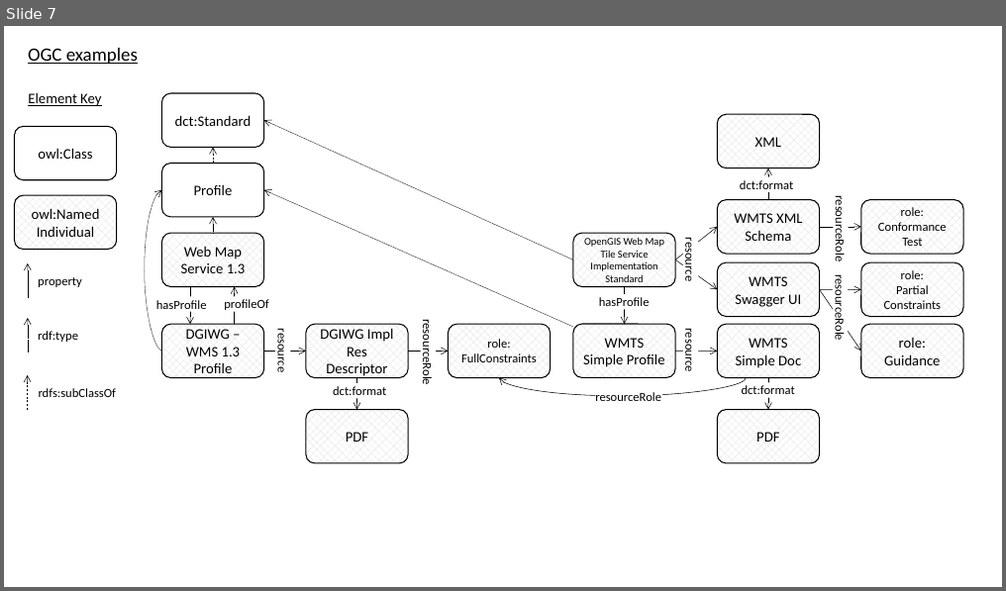
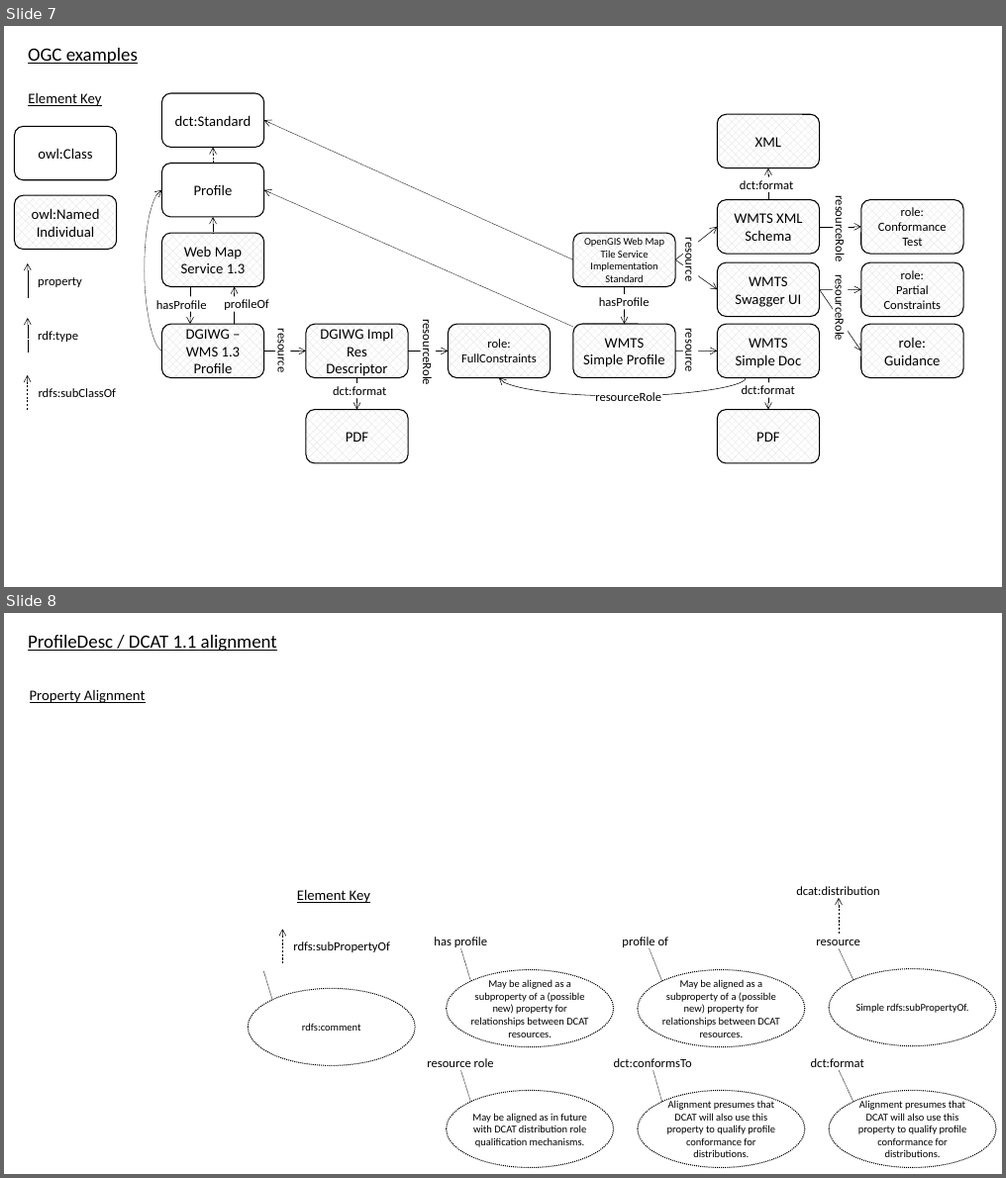
Before and after one commit to w3c/dxwg, a slide deck: profiledesc/profiledesc-diagrams.pptx. Shown one above the other, each under a label of ours: slide 7 before the commit, slides 7 and 8 after it. The pictures are 1006x591 and 1006x1178 pixels, drawn with LibreOffice and Linux fonts; fonts in the diff are those of the drawing. Boxes give left, top, right and bottom in pixels: in the first picture for what was removed or moved away, otherwise in the second. Text is boxed around its words. In the diff, an @@ line names an element or a change of style, - is before the commit and + after.

Commit message:
updates to profiledesc documentation

```diff
--- a/profiledesc/profiledesc-diagrams.pptx
+++ b/profiledesc/profiledesc-diagrams.pptx
@@ slide 8 added at <box>4,613,1002,1174</box>, background #FFFFFF @@
@@ text added at <box>28,635,277,652</box>, 18 pt, text #000000, underline @@
+ProfileDesc / DCAT 1.1 alignment
@@ text added at <box>30,690,146,703</box>, 14 pt, text #000000, underline @@
+Property Alignment
@@ text added at <box>297,889,370,903</box>, 14 pt, text #000000, underline @@
+Element Key
@@ rectangle added at <box>797,883,881,898</box>, fill #FFFFFF, 12 pt, text #000000 @@
+dcat:distribution
@@ arrow added from (839, 934) to (839, 898), #000000 0.5 pt dashed @@
@@ arrow added from (282, 964) to (282, 929), #000000 0.5 pt dashed @@
@@ rectangle added at <box>435,934,487,949</box>, fill #FFFFFF, 12 pt, text #000000 @@
+has profile
@@ rectangle added at <box>623,934,675,949</box>, fill #FFFFFF, 12 pt, text #000000 @@
+profile of
@@ rectangle added at <box>816,934,860,949</box>, fill #FFFFFF, 12 pt, text #000000 @@
+resource
@@ text added at <box>293,942,390,953</box>, 12 pt, text #000000 @@
+rdfs:subPropertyOf
@@ line added from (461, 949) to (471, 981), #000000 0.5 pt dashed @@
@@ line added from (649, 949) to (662, 981), #000000 0.5 pt dashed @@
@@ line added from (839, 950) to (853, 980), #000000 0.5 pt dashed @@
@@ ellipse added at <box>249,989,415,1065</box>, outline #000000 1 pt dashed, 10 pt, text #000000 @@
+rdfs:comment
@@ line added from (263, 971) to (272, 1000), #000000 0.5 pt dashed @@
@@ ellipse added at <box>447,970,614,1048</box>, outline #000000 1 pt dashed, 10 pt, text #000000 @@
+May be aligned as a subproperty of a (possible new) property for relationships between DCAT resources.
@@ ellipse added at <box>638,970,805,1048</box>, outline #000000 1 pt dashed, 10 pt, text #000000 @@
+May be aligned as a subproperty of a (possible new) property for relationships between DCAT resources.
@@ ellipse added at <box>829,969,996,1047</box>, outline #000000 1 pt dashed, 10 pt, text #000000 @@
+Simple rdfs:subPropertyOf.
@@ rectangle added at <box>427,1056,494,1070</box>, fill #FFFFFF, 12 pt, text #000000 @@
+resource role
@@ rectangle added at <box>614,1056,693,1070</box>, fill #FFFFFF, 12 pt, text #000000 @@
+dct:conformsTo
@@ rectangle added at <box>811,1056,867,1070</box>, fill #FFFFFF, 12 pt, text #000000 @@
+dct:format
@@ line added from (461, 1071) to (471, 1102), #000000 0.5 pt dashed @@
@@ line added from (653, 1071) to (662, 1102), #000000 0.5 pt dashed @@
@@ line added from (839, 1070) to (853, 1102), #000000 0.5 pt dashed @@
@@ ellipse added at <box>447,1090,614,1167</box>, outline #000000 1 pt dashed, 10 pt, text #000000 @@
+May be aligned as in future with DCAT distribution role qualification mechanisms.
@@ ellipse added at <box>638,1090,805,1167</box>, outline #000000 1 pt dashed, 10 pt, text #000000 @@
+Alignment presumes that DCAT will also use this property to qualify profile conformance for distributions.
@@ ellipse added at <box>829,1090,996,1167</box>, outline #000000 1 pt dashed, 10 pt, text #000000 @@
+Alignment presumes that DCAT will also use this property to qualify profile conformance for distributions.
```
Also in this commit, not shown: 2 slides changed, 1 other slide added, 19 other files.
